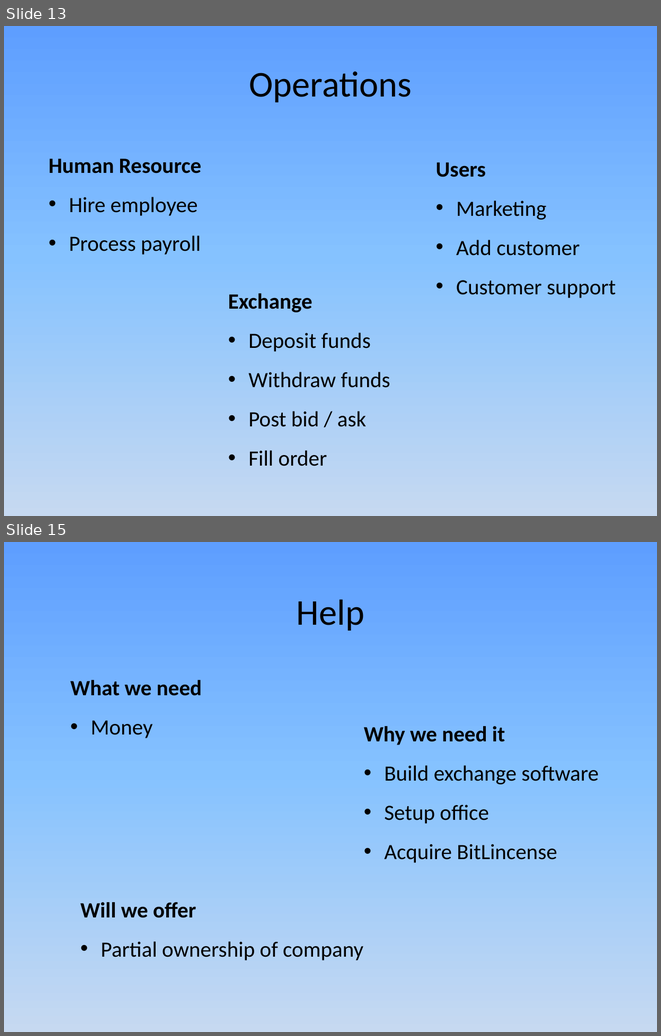
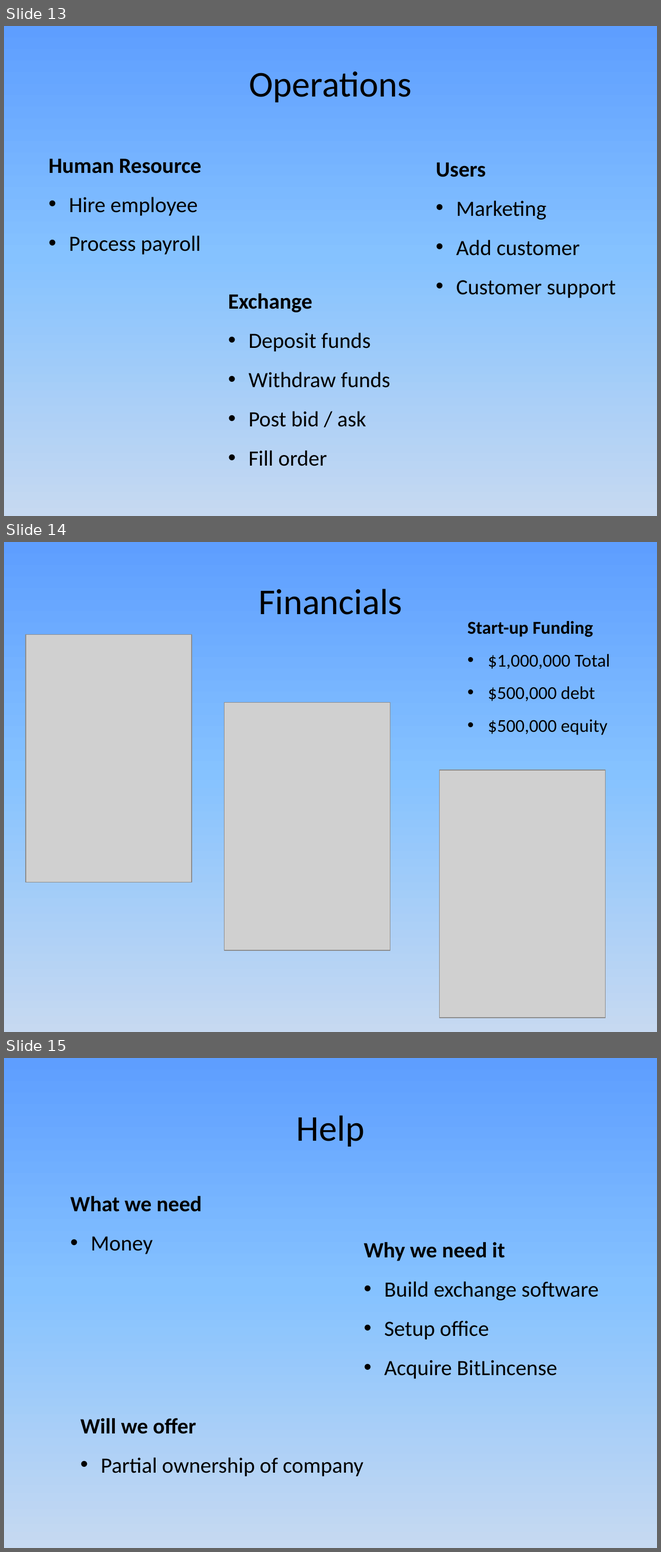
Before and after one commit to JamesLeB/Business, a slide deck: TODO/2-Monday/Presentation1.pptx. Shown one above the other, each under a label of ours: slides 13 and 15 before the commit, slides 13, 14 and 15 after it; the slides between them are not shown. The pictures are 661x1036 and 661x1552 pixels, drawn with LibreOffice and Linux fonts; fonts in the diff are those of the drawing; grey boxes stand for pictures. Boxes give left, top, right and bottom in pixels: in the first picture for what was removed or moved away, otherwise in the second. Text is boxed around its words. In the diff, an @@ line names an element or a change of style, - is before the commit and + after.

Commit message:
fix financials

```diff
--- a/TODO/2-Monday/Presentation1.pptx
+++ b/TODO/2-Monday/Presentation1.pptx
@@ slide 14 added at [4, 542, 657, 1032], background gradient #5E9EFF to #85C2FF to #C6D9F1 @@
@@ text added at [258, 589, 402, 615], 40 pt, text #000000 @@
+Financials
@@ text added at [467, 621, 610, 735], 20 pt, text #000000 @@
+Start-up Funding
+• $1,000,000 Total
+• $500,000 debt
+• $500,000 equity
@@ picture added at [26, 635, 192, 882] @@
@@ picture added at [224, 703, 390, 950] @@
@@ picture added at [440, 770, 606, 1017] @@
```
Also in this commit, not shown: 1 slide removed, 1 other file.
